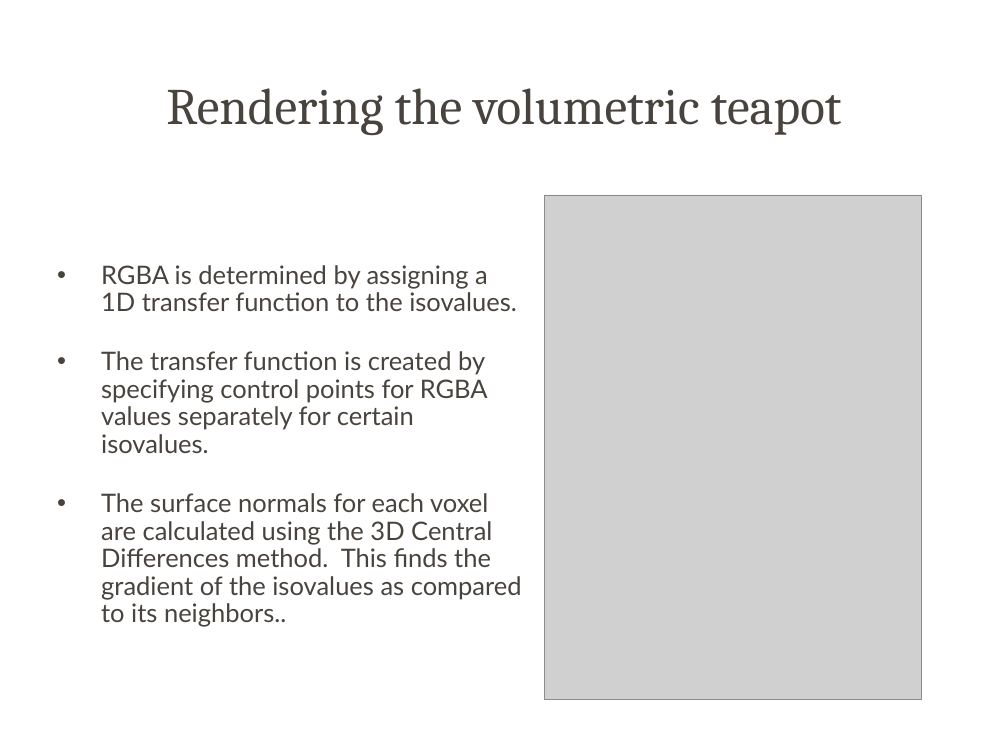
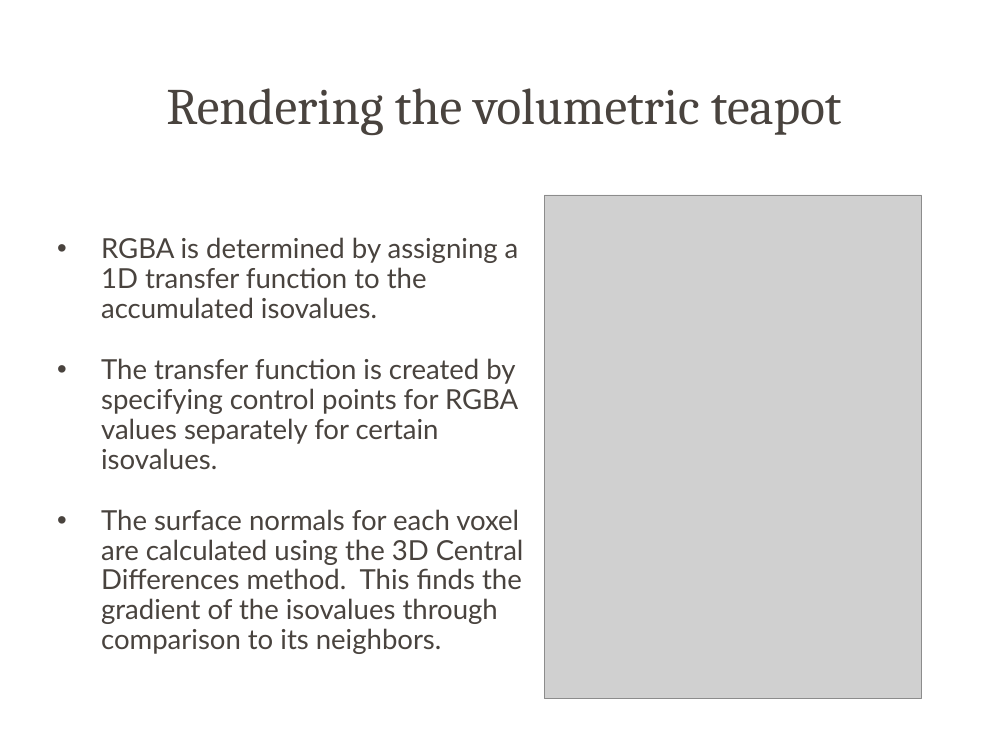
Before and after one commit to deltasquad451/xna-volumetric-renderer, a slide deck: slide 6 of volumerenderer.ppt. Drawn at 1008x756 pixels with LibreOffice and Linux fonts; fonts in the diff are those of the drawing; grey boxes stand for pictures; background and template pictures are left out. Boxes give left, top, right and bottom in pixels: in the first picture for what was removed or moved away, otherwise in the second. Text is boxed around its words. In the diff, an @@ line names an element or a change of style, - is before the commit and + after.

```diff
--- a/volumerenderer.ppt
+++ b/volumerenderer.ppt
@@ text at <box>101,237,519,318</box>: text changed; size 25.9 to 28 pt @@
-• RGBA is determined by assigning a 1D transfer function to the isovalues.
+• RGBA is determined by assigning a 1D transfer function to the accumulated isovalues.
@@ text at <box>101,358,518,469</box>: size 25.9 to 28 pt in "The transfer function is created by specifying ..." @@
@@ text at <box>101,509,524,654</box>: text changed; size 25.9 to 28 pt @@
-• The surface normals for each voxel are calculated using the 3D Central Differences method. This finds the gradient of the isovalues as compared to its neighbors..
+• The surface normals for each voxel are calculated using the 3D Central Differences method. This finds the gradient of the isovalues through comparison to its neighbors.
```
Also in this commit, not shown: 4 other slides changed, 1 other file.
